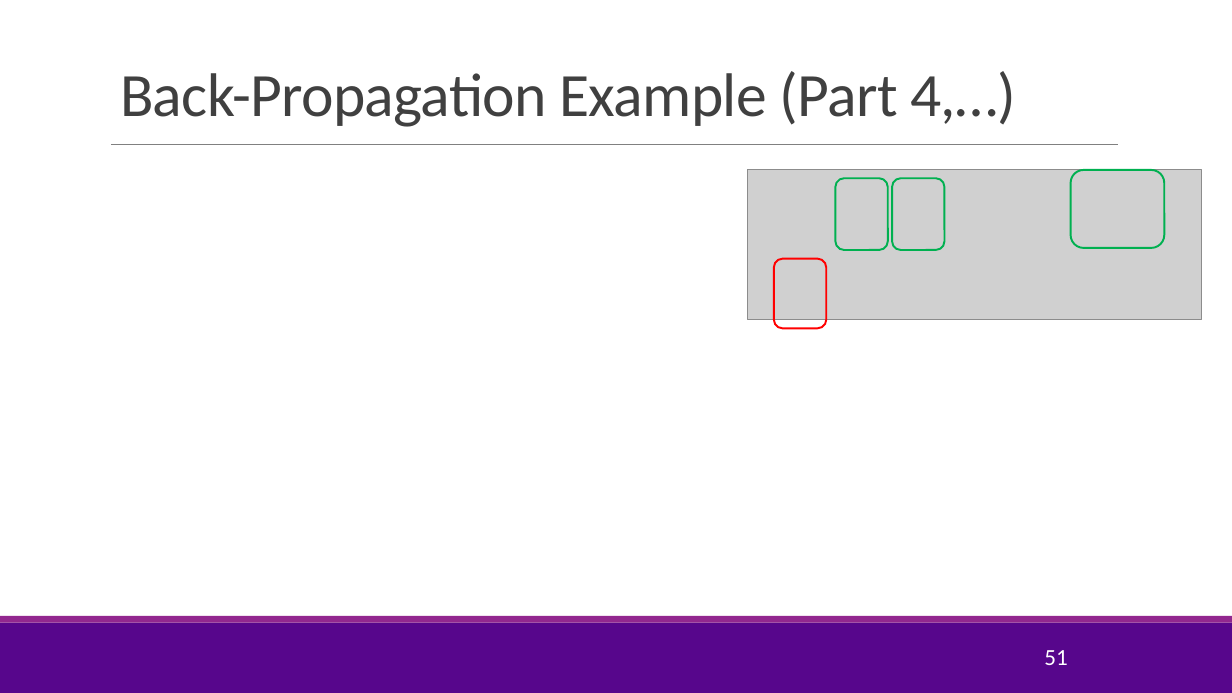
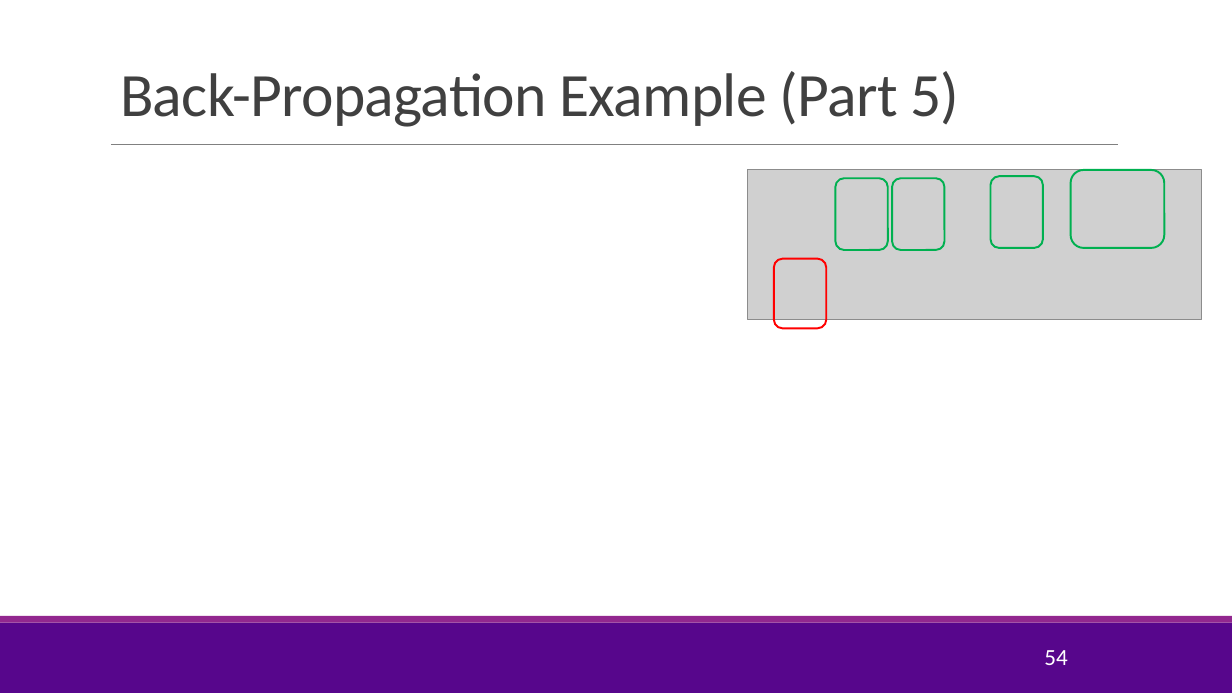
Before and after one commit to sdrangan/introml, a slide deck: slide 54 of lectures/Lect09_NeuralNet.pptx (slide 51 before the commit). Drawn at 1232x693 pixels with LibreOffice and Linux fonts; fonts in the diff are those of the drawing; grey boxes stand for pictures; background and template pictures are left out. Boxes give left, top, right and bottom in pixels: in the first picture for what was removed or moved away, otherwise in the second. Text is boxed around its words. In the diff, an @@ line names an element or a change of style, - is before the commit and + after.

```diff
--- a/lectures/Lect09_NeuralNet.pptx
+++ b/lectures/Lect09_NeuralNet.pptx
@@ title at [120, 71, 959, 127]: text changed @@
-Back-Propagation Example (Part 4,…)
+Back-Propagation Example (Part 5)
@@ rounded rectangle added at [991, 177, 1043, 249], outline #00B050 1.5 pt @@
@@ page number at [1044, 650, 1067, 665]: text changed @@
-51
+54
```
Also in this commit, not shown: 9 other slides changed, 4 slides added, 1 other file.
